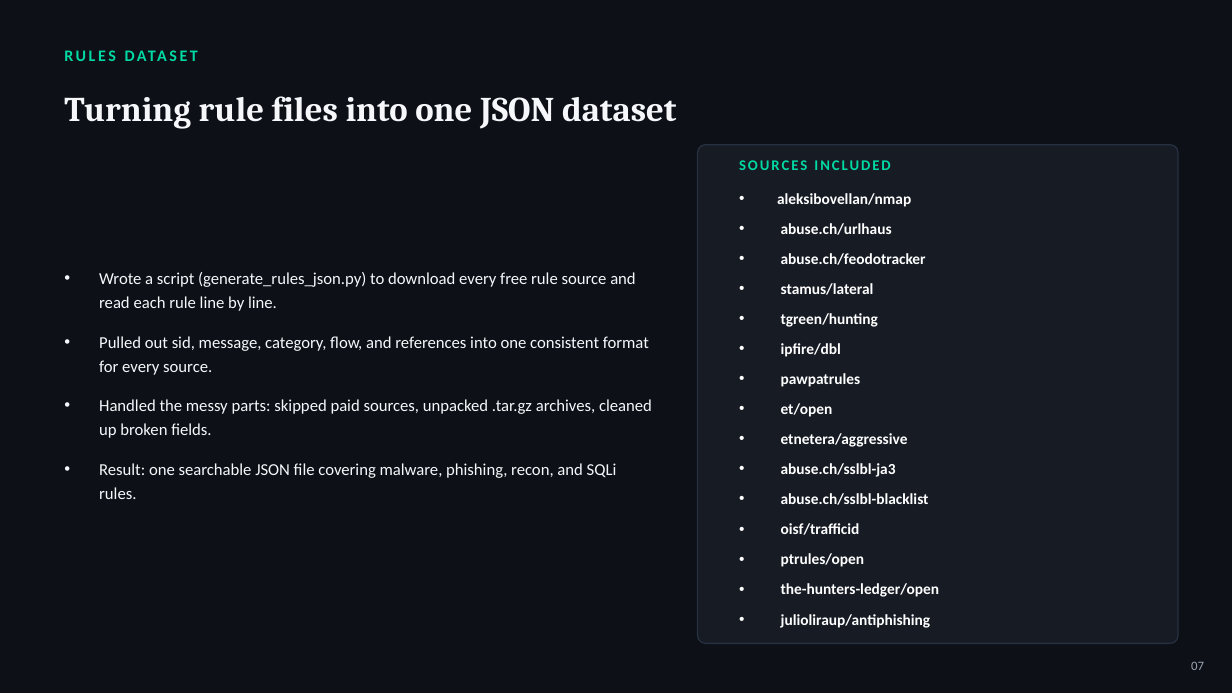
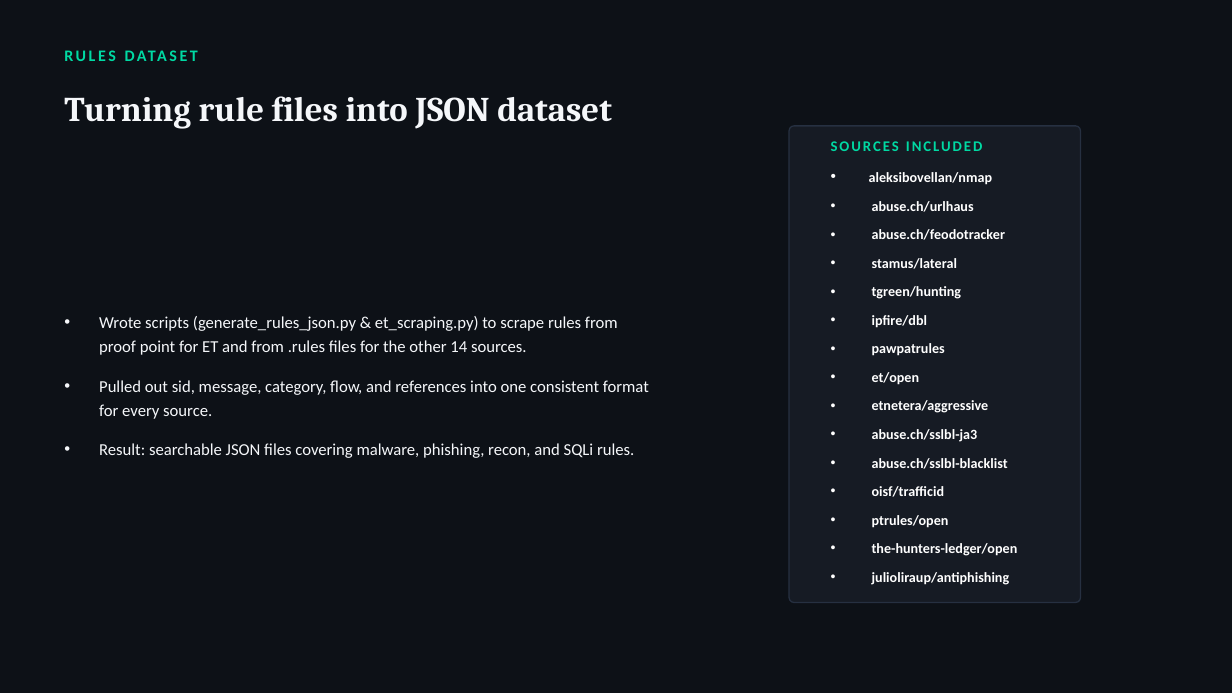
Before and after one commit to Sameeha135/suricata-ids-lab, a slide deck: slide 11 of 2026-08-24_to_2026-08-28_Documentation/Suricata_Project_Presentation.pptx (slide 7 before the commit). Drawn at 1232x693 pixels with LibreOffice and Linux fonts; fonts in the diff are those of the drawing. Boxes give left, top, right and bottom in pixels: in the first picture for what was removed or moved away, otherwise in the second. Text is boxed around its words. In the diff, an @@ line names an element or a change of style, - is before the commit and + after.

```diff
--- a/2026-08-24_to_2026-08-28_Documentation/Suricata_Project_Presentation.pptx
+++ b/2026-08-24_to_2026-08-28_Documentation/Suricata_Project_Presentation.pptx
@@ text at (x1=64, y1=96, x2=612, y2=129): text changed @@
-Turning rule files into one JSON dataset
+Turning rule files into JSON dataset
@@ rounded rectangle resized from (x1=698, y1=145, x2=1178, y2=644) to (x1=789, y1=126, x2=1080, y2=603) @@
@@ text "SOURCES INCLUDED" moved from (x1=739, y1=160, x2=890, y2=170) to (x1=831, y1=141, x2=982, y2=151) @@
@@ text "aleksibovellan/nmap" moved from (x1=777, y1=193, x2=939, y2=628) to (x1=869, y1=172, x2=1018, y2=585) @@
@@ text "aleksibovellan/nmap" at (x1=869, y1=172, x2=1018, y2=585): size 12 to 11 pt @@
@@ text at (x1=99, y1=316, x2=618, y2=355): text changed @@
-• Wrote a script (generate_rules_json.py) to download every free rule source and read each rule line by line.
+• Wrote scripts (generate_rules_json.py & et_scraping.py) to scrape rules from proof point for ET and from .rules files for the other 14 sources.
@@ text at (x1=99, y1=443, x2=634, y2=458): text changed @@
-• Handled the messy parts: skipped paid sources, unpacked .tar.gz archives, cleaned up broken fields.
-• Result: one searchable JSON file covering malware, phishing, recon, and SQLi rules.
+• Result: searchable JSON files covering malware, phishing, recon, and SQLi rules.
@@ text removed at (x1=1191, y1=662, x2=1204, y2=670) @@
-07
```
Also in this commit, not shown: 8 other slides changed, 20 slides added, 1 slide removed, 3 other files.
